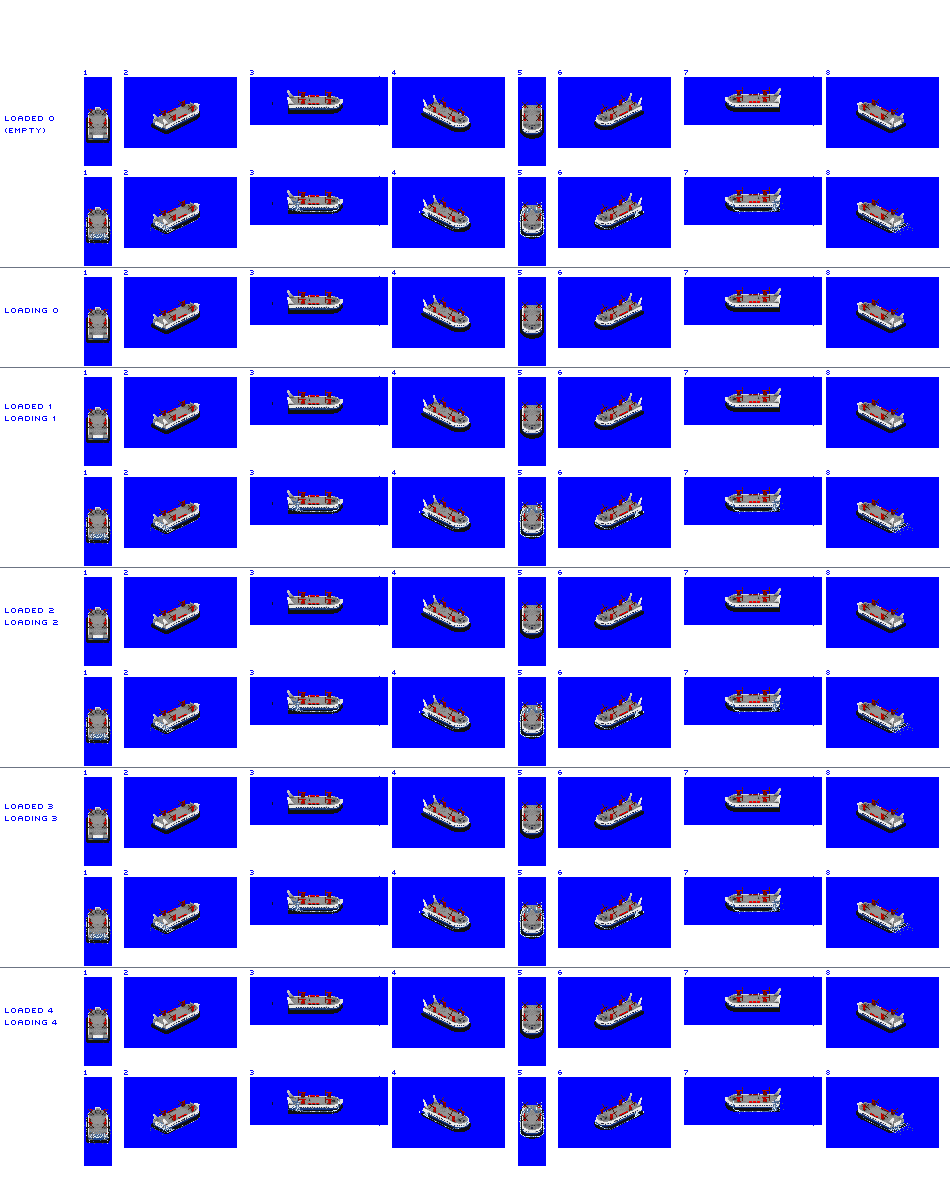
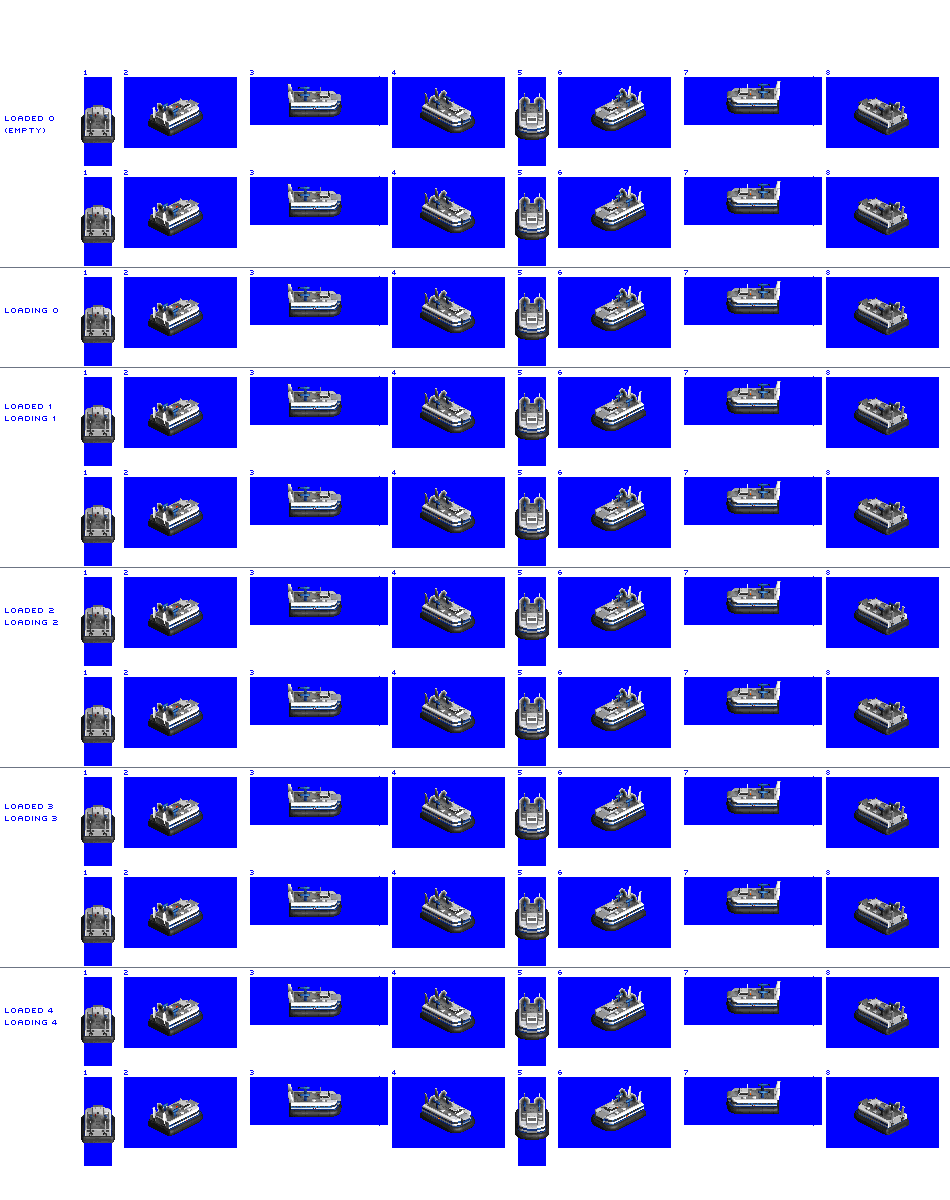
Before/after of a 950 x 1200 layered artwork. What changed in the layer stack:
hid "prop / bow wash" over [84, 198, 913, 1144]
added layer "pikka zep" above "hovercraft pax large" over [81, 81, 909, 1143]
hid "hovercraft pax large" over [86, 87, 906, 1143]
